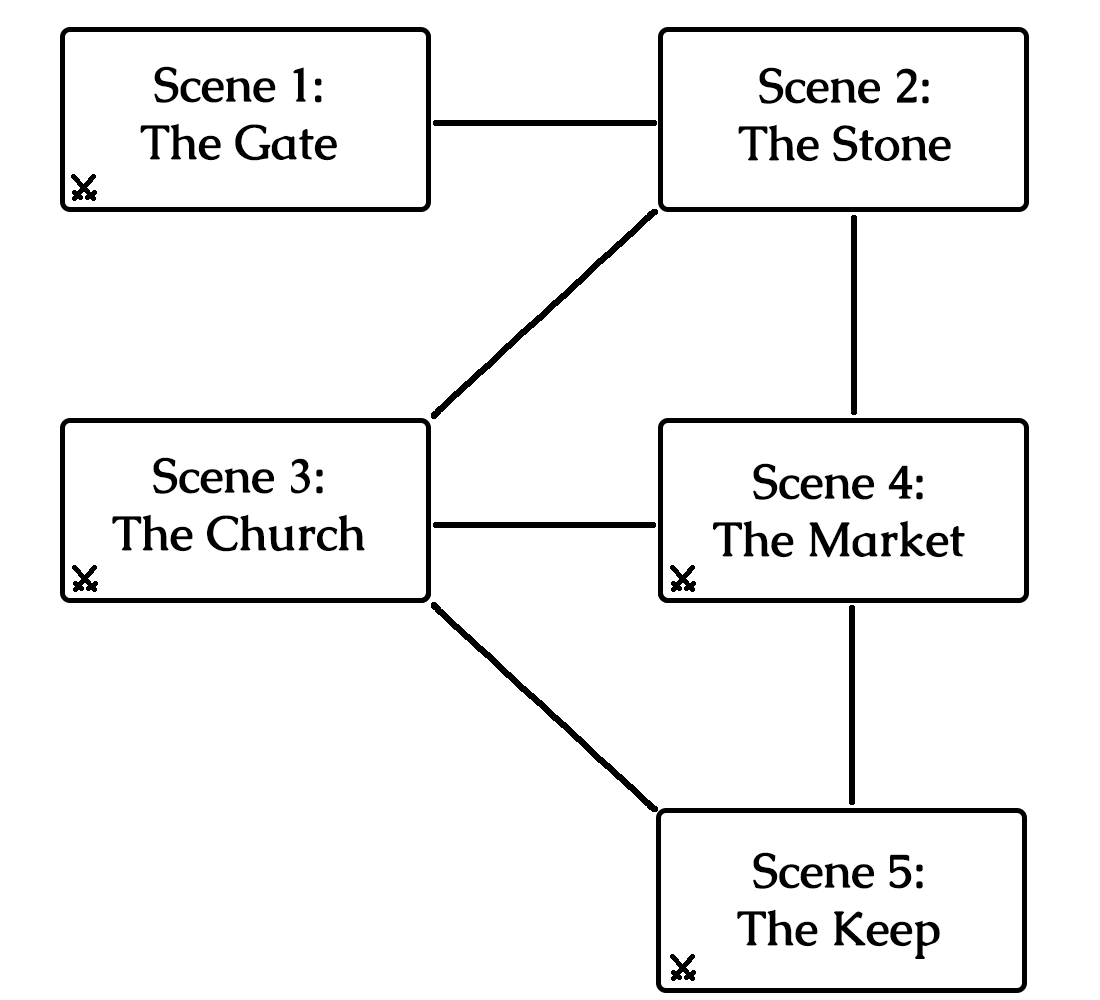
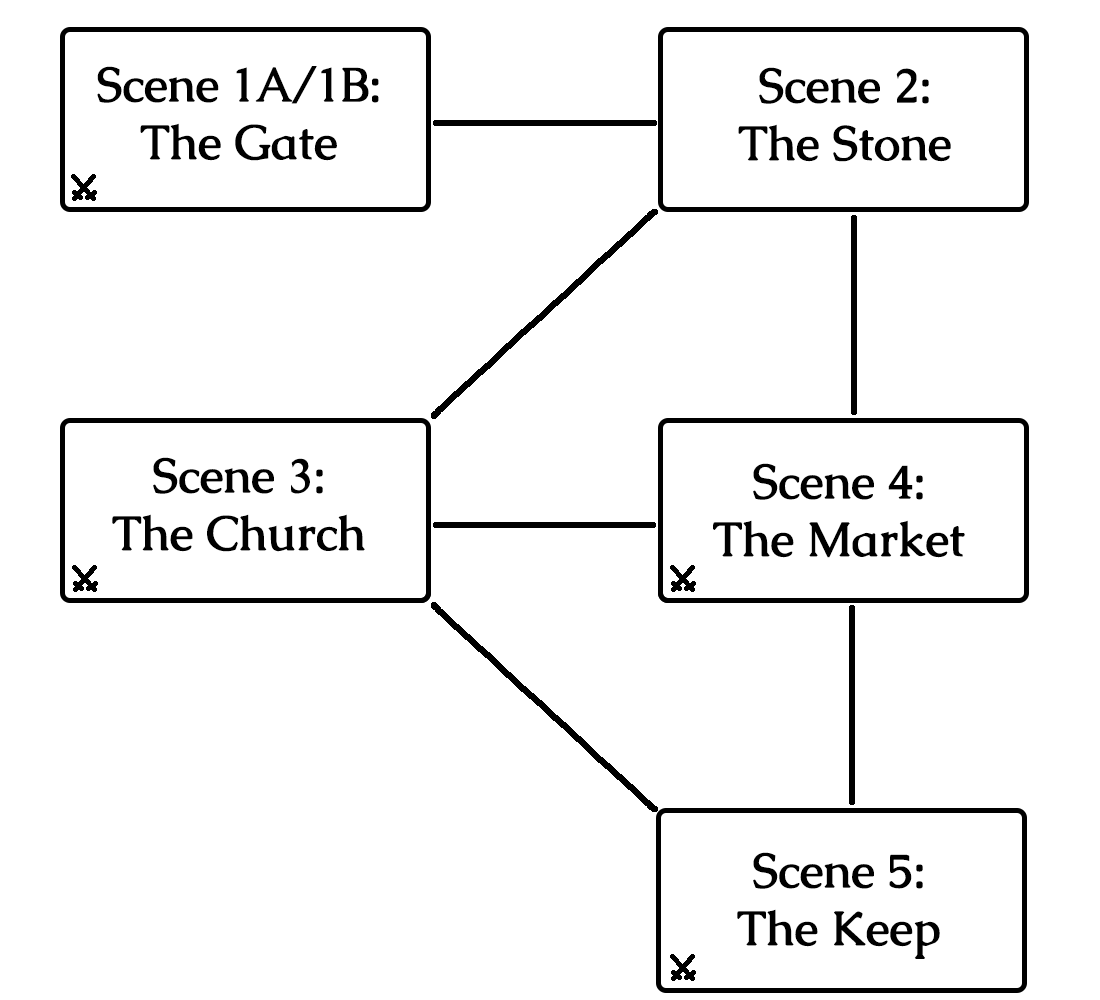
Two versions of the same layered image (w=1100, h=1000). Layer-by-layer changes:
renamed "Scene 1: The Gate" to "Scene 1A/1B: The Gate", painted on it over [97, 66, 379, 104]
